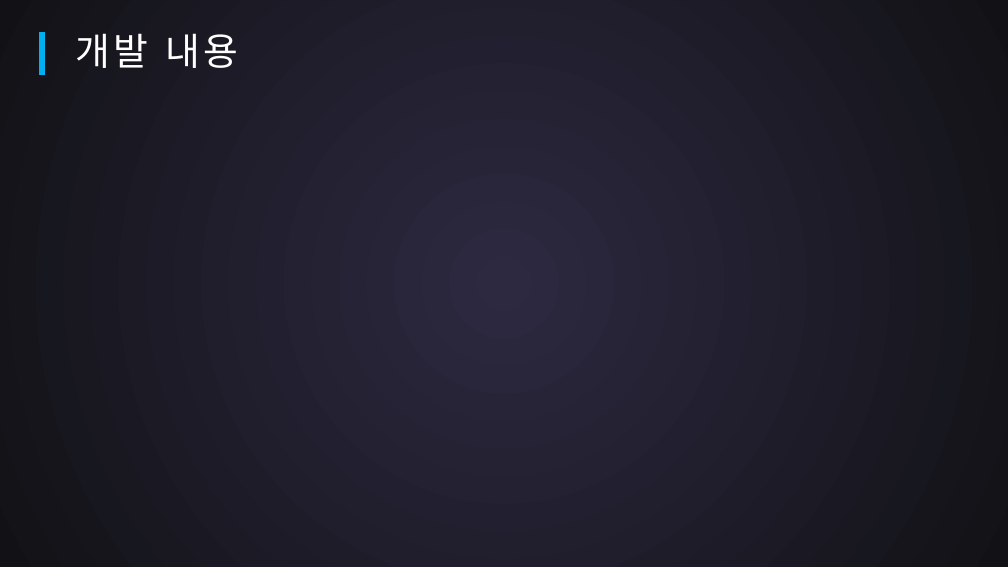
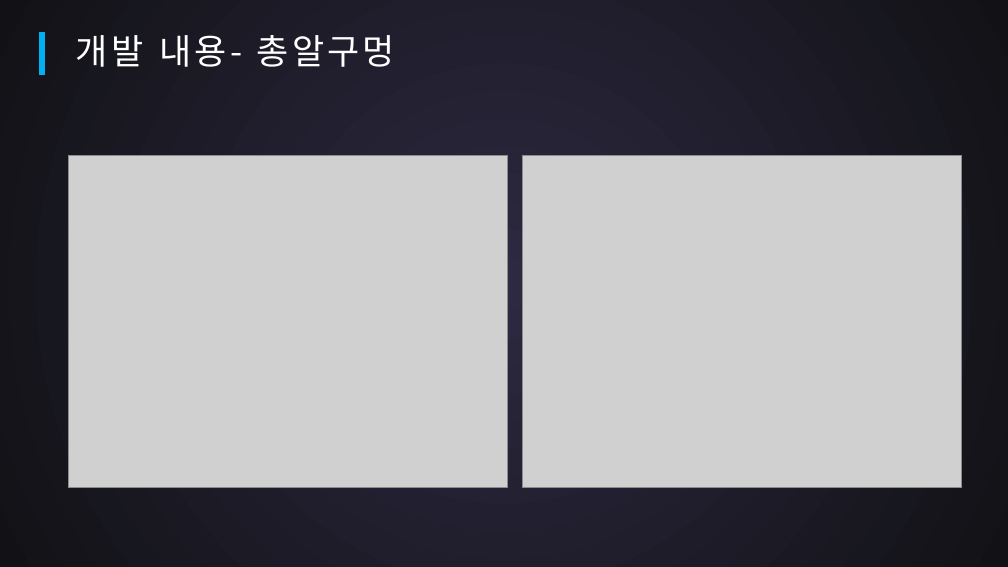
Before and after one commit to SuperTaeJun/GraduationWork, a slide deck: slide 10 of 작업일지 && 졸작자료/중간평가.pptx (slide 9 before the commit). Drawn at 1008x567 pixels with LibreOffice and Linux fonts; fonts in the diff are those of the drawing; grey boxes stand for pictures. Boxes give left, top, right and bottom in pixels: in the first picture for what was removed or moved away, otherwise in the second. Text is boxed around its words. In the diff, an @@ line names an element or a change of style, - is before the commit and + after.

```diff
--- a/작업일지 && 졸작자료/중간평가.pptx
+++ b/작업일지 && 졸작자료/중간평가.pptx
@@ text at box(76, 35, 395, 67): text changed; size 36 to 33.3 pt @@
-개발 내용
+개발 내용- 총알구멍
@@ picture added at box(68, 155, 507, 488) @@
@@ picture added at box(523, 155, 962, 488) @@
```
Also in this commit, not shown: 6 other slides changed, 2 slides added, 1 other file.
